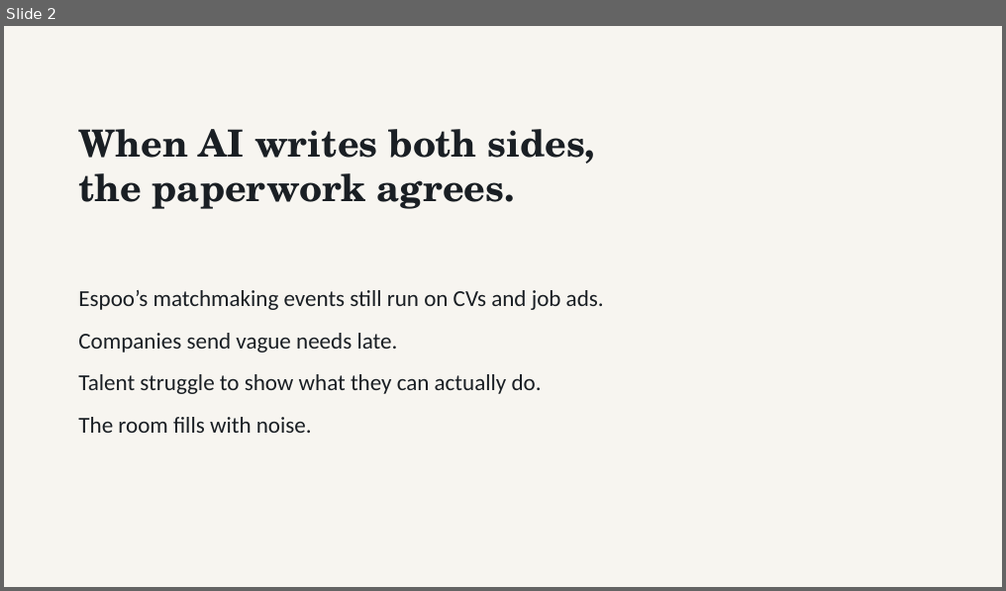
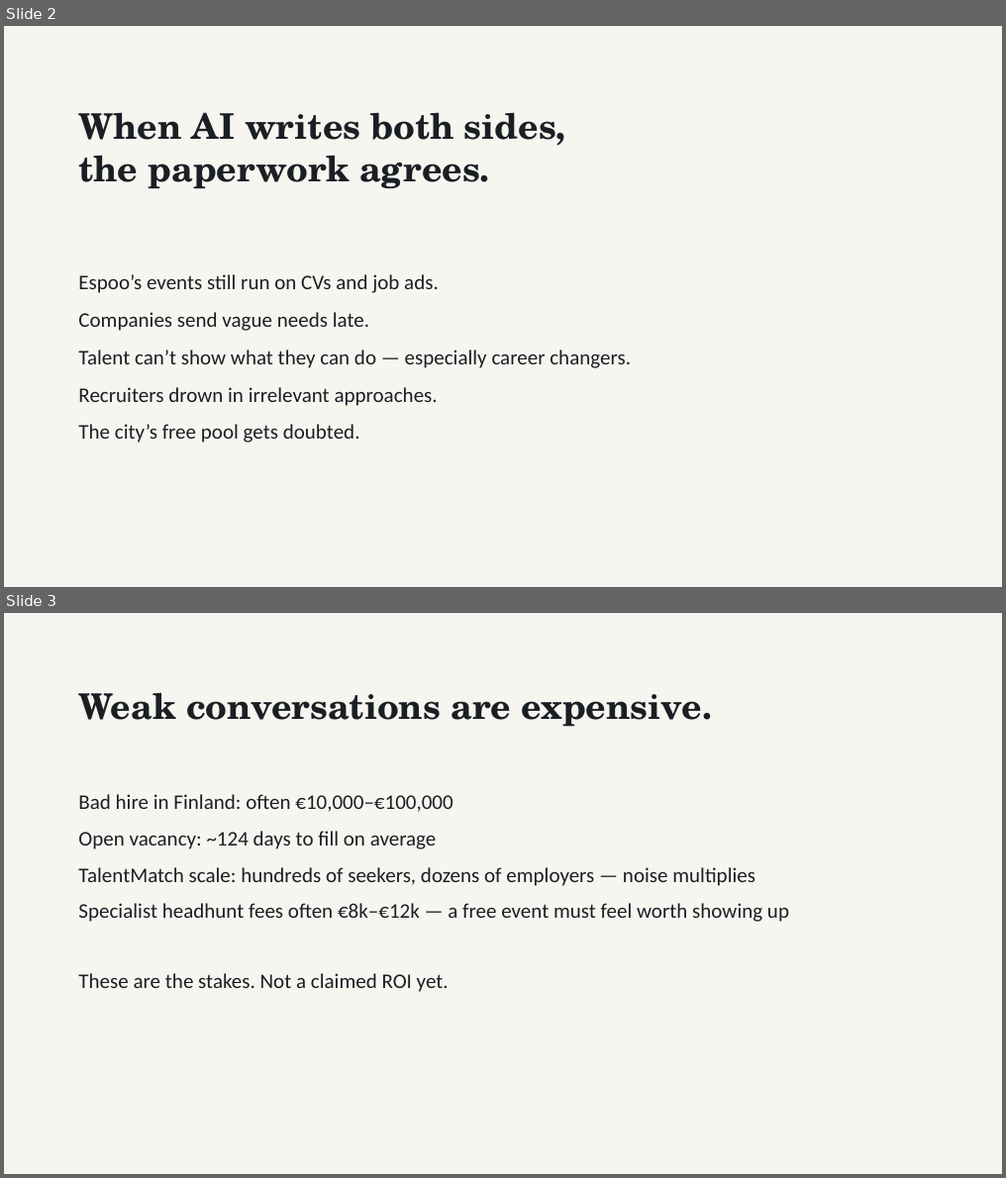
Before and after one commit to Abdullah12has/commonground-espoo, a slide deck: submission/CommonGround_Espoo_Pitch.pptx. Shown one above the other, each under a label of ours: slide 2 before the commit, slides 2 and 3 after it. The pictures are 1006x591 and 1006x1178 pixels, drawn with LibreOffice and Linux fonts; fonts in the diff are those of the drawing. Boxes give left, top, right and bottom in pixels: in the first picture for what was removed or moved away, otherwise in the second. Text is boxed around its words. In the diff, an @@ line names an element or a change of style, - is before the commit and + after.

```diff
--- a/submission/CommonGround_Espoo_Pitch.pptx
+++ b/submission/CommonGround_Espoo_Pitch.pptx
@@ slide 3 added at bbox=[4, 613, 1002, 1174], background #FFFFFF @@
@@ rectangle added at bbox=[4, 613, 1002, 1174], fill #F7F5F0 @@
@@ text added at bbox=[78, 692, 712, 727], 34 pt, text #1A1F24, bold @@
+Weak conversations are expensive.
@@ text added at bbox=[78, 794, 789, 992], 20 pt, text #1A1F24 @@
+Bad hire in Finland: often €10,000–€100,000
+Open vacancy: ~124 days to fill on average
+TalentMatch scale: hundreds of seekers, dozens of employers — noise multiplies
+Specialist headhunt fees often €8k–€12k — a free event must feel worth showing up
+These are the stakes. Not a claimed ROI yet.
@@ slide 2 changed as well @@
@@ text "When AI writes both sides,": place and size @@
-text "When AI writes both sides," at bbox=[78, 129, 595, 209]
+text "When AI writes both sides," at bbox=[78, 112, 566, 189]
@@ text "When AI writes both sides," at bbox=[78, 112, 566, 189]: size 36 to 34 pt @@
@@ text "Espoo’s events still run on ...": place and size @@
-text "Espoo’s events still run on ..." at bbox=[78, 290, 604, 433]
+text "Espoo’s events still run on ..." at bbox=[78, 274, 631, 443]
@@ text at bbox=[78, 274, 439, 293]: text changed; size 22 to 20 pt @@
-Espoo’s matchmaking events still run on CVs and job ads.
+Espoo’s events still run on CVs and job ads.
@@ text at bbox=[78, 312, 369, 331]: size 22 to 20 pt in "Companies send vague needs late."; less space between paragraphs @@
@@ text at bbox=[78, 350, 631, 443]: text changed; size 22 to 20 pt @@
-Talent struggle to show what they can actually do.
-The room fills with noise.
+Talent can’t show what they can do — especially career changers.
+Recruiters drown in irrelevant approaches.
+The city’s free pool gets doubted.
```
Also in this commit, not shown: 2 other slides changed, 5 other slides added, 6 slides removed, 5 other files.
